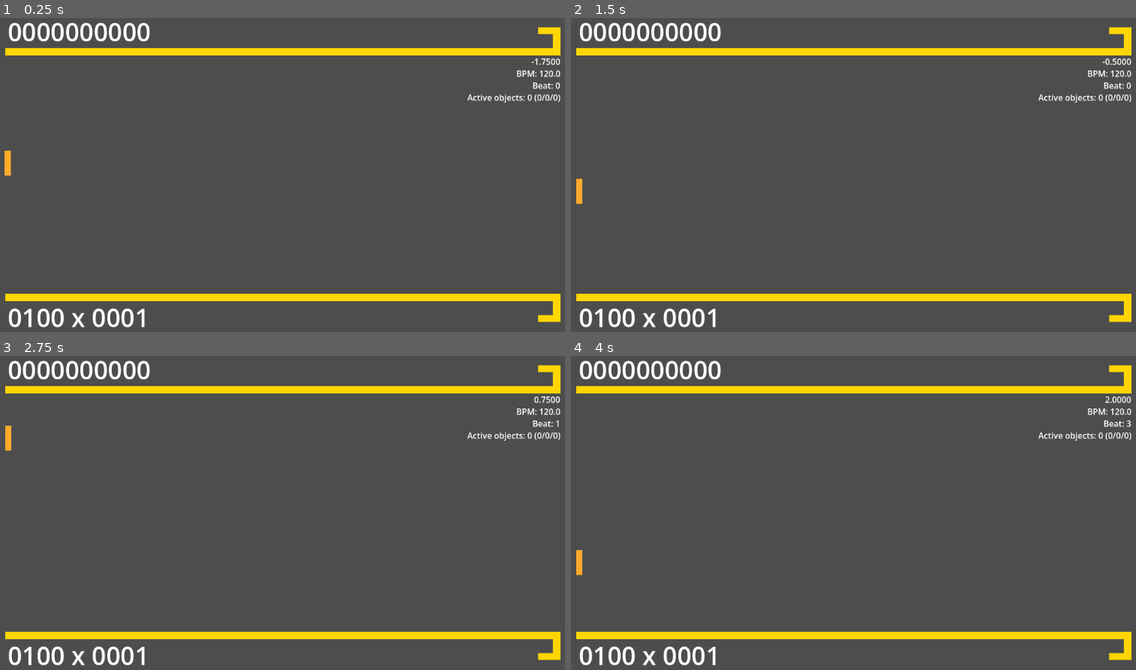
Above: before the commit, frames 1-4 (two rows, left to right).
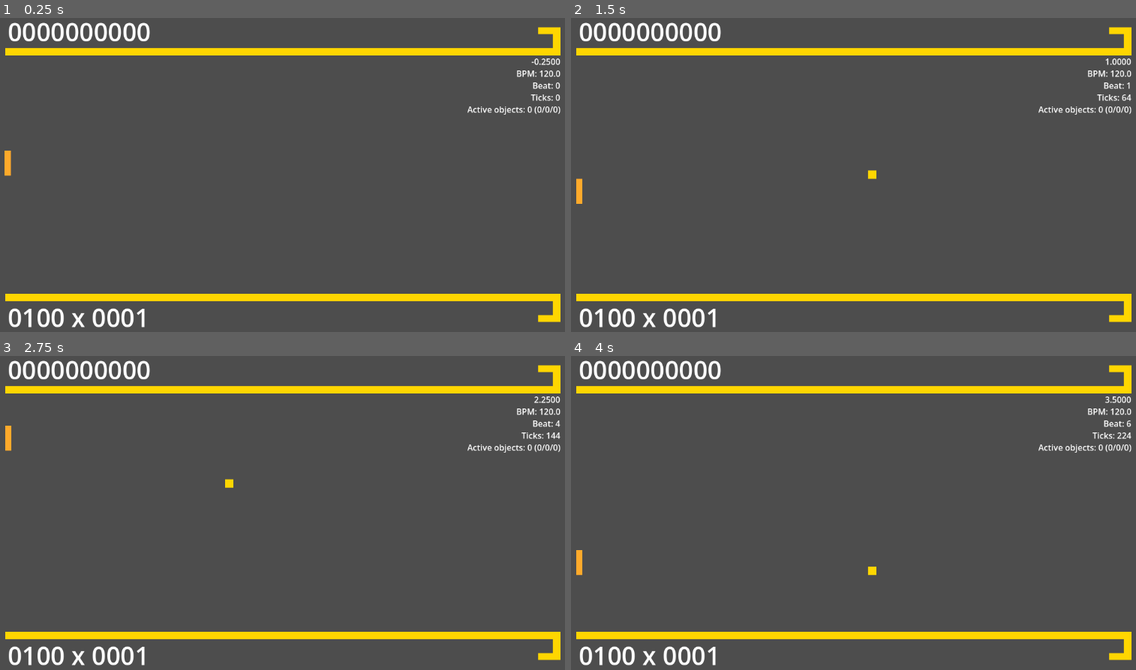
Above: after the commit, the same moments.

Repository: CE-Studio/TripMaker
Game: Godot game, scene res://scenes/games/game_main.tscn
Same seed, same stepped clock (60 frames per second), same inputs: the game is played once before the commit and once after it. This scene is started directly instead of the project's main scene.
Inputs (mouse positions are in pixels of both pictures, inside the frame that each line leads up to):
- Up to frame 1 (0.25 s): no input
- Up to frame 2 (1.5 s): tap Enter at 0.5 s; move the mouse to (983, 159) at 0.52 s; click (983, 159) at 0.67 s; move the mouse to (734, 190) at 1.27 s; click (734, 190) at 1.42 s
- Up to frame 3 (2.75 s): move the mouse to (344, 437) at 2.02 s; click (344, 437) at 2.17 s
- Up to frame 4 (4 s): move the mouse to (825, 578) at 2.77 s; click (825, 578) at 2.92 s; move the mouse to (1034, 563) at 3.52 s; click (1034, 563) at 3.67 s

The runs differ from the first frame. In frame 1, 0.4% of the frame differs, in the area x 82-100%, y 12-31%; in frame 2, 0.5%, in the area x 52-100%, y 12-52%; in frame 3, 0.5%; in frame 4, 0.5%.

Commit message:
Godot 4.7, update elapsed to tick, hitting beats

Diff:
--- a/project.godot
+++ b/project.godot
@@ -13,7 +13,7 @@
 config/name="BIT.TRIP Maker"
 config/version="0.1.0"
 run/main_scene="uid://chjflsmnmstq7"
-config/features=PackedStringArray("4.6", "Forward Plus")
+config/features=PackedStringArray("4.7", "Forward Plus")
 config/icon="res://icon.svg"
 
 [display]
@@ -48,6 +48,7 @@
 
 2d_physics/layer_1="Player"
 2d_physics/layer_2="EditorPickable"
+2d_physics/layer_3="GameObject"
 
 [physics]
 
--- /dev/null
+++ b/scenes/games/beats/beat_object.tscn
@@ -0,0 +1,21 @@
+[gd_scene format=3 uid="uid://bugi3siejci1"]
+
+[ext_resource type="Texture2D" uid="uid://bw0wsfy3txmdk" path="res://assets/images/Square.png" id="1_isvi4"]
+[ext_resource type="Script" uid="uid://dc3nmy6vegcwk" path="res://scripts/games/beats/beat_object.gd" id="1_p8e81"]
+
+[sub_resource type="RectangleShape2D" id="RectangleShape2D_p8e81"]
+size = Vector2(24, 24)
+
+[node name="BeatObject" type="Area2D" unique_id=1849208227]
+collision_layer = 4
+script = ExtResource("1_p8e81")
+
+[node name="Sprite2D" type="Sprite2D" parent="." unique_id=39009657]
+scale = Vector2(0.5, 0.5)
+texture = ExtResource("1_isvi4")
+
+[node name="CollisionShape2D" type="CollisionShape2D" parent="." unique_id=435921811]
+shape = SubResource("RectangleShape2D_p8e81")
+
+[connection signal="area_entered" from="." to="." method="_on_enter_paddle"]
+[connection signal="area_exited" from="." to="." method="_on_exit_paddle"]
--- a/scenes/games/game_beat.tscn
+++ b/scenes/games/game_beat.tscn
@@ -3,15 +3,68 @@
 [ext_resource type="Texture2D" uid="uid://dg53uli5ibouv" path="res://assets/images/game/huds/hud_beat.png" id="1_3vhut"]
 [ext_resource type="PackedScene" uid="uid://drui8swovfnoe" path="res://scenes/games/players/paddle.tscn" id="1_aicja"]
 [ext_resource type="Script" uid="uid://eib1c6015min" path="res://scripts/games/game_beat.gd" id="1_joj2x"]
+[ext_resource type="PackedScene" uid="uid://bugi3siejci1" path="res://scenes/games/beats/beat_object.tscn" id="4_rcsas"]
 
 [sub_resource type="StyleBoxEmpty" id="StyleBoxEmpty_aicja"]
 
-[node name="GameBeat" type="Node2D" unique_id=269319028 node_paths=PackedStringArray("paddle", "debug")]
+[node name="GameBeat" type="Node2D" unique_id=269319028 node_paths=PackedStringArray("paddle", "debug", "beat_group", "ui_score", "ui_mult")]
 script = ExtResource("1_joj2x")
 paddle = NodePath("Paddle")
 debug = NodePath("UICanvasLayer/UI/Debug")
+beat_group = NodePath("BeatGroup")
+ui_score = NodePath("UICanvasLayer/UI/Score")
+ui_mult = NodePath("UICanvasLayer/UI/Mult")
 
-[node name="Node2D" type="Node2D" parent="." unique_id=1349249832]
+[node name="BeatGroup" type="Node2D" parent="." unique_id=1349249832]
+
+[node name="BeatObject" parent="BeatGroup" unique_id=317444665 instance=ExtResource("4_rcsas")]
+position = Vector2(765, 265)
+target_pos = Vector2(4, 8)
+
+[node name="BeatObject2" parent="BeatGroup" unique_id=260793590 instance=ExtResource("4_rcsas")]
+position = Vector2(793, 293)
+target_pos = Vector2(6, 6)
+
+[node name="BeatObject3" parent="BeatGroup" unique_id=1911178079 instance=ExtResource("4_rcsas")]
+position = Vector2(809, 322)
+target_pos = Vector2(8, 12)
+speed = 2.0
+
+[node name="BeatObject4" parent="BeatGroup" unique_id=1112072311 instance=ExtResource("4_rcsas")]
+position = Vector2(846, 306)
+target_pos = Vector2(12, 8)
+
+[node name="BeatObject5" parent="BeatGroup" unique_id=856257643 instance=ExtResource("4_rcsas")]
+position = Vector2(905, 318)
+target_pos = Vector2(12, 8)
+speed = 2.0
+
+[node name="BeatObject6" parent="BeatGroup" unique_id=896071461 instance=ExtResource("4_rcsas")]
+position = Vector2(970, 347)
+target_pos = Vector2(15, 8)
+angle = 1.0
+
+[node name="BeatObject7" parent="BeatGroup" unique_id=616255627 instance=ExtResource("4_rcsas")]
+position = Vector2(983, 307)
+target_pos = Vector2(18, 8)
+speed = 8.0
+angle = 0.5
+
+[node name="BeatObject8" parent="BeatGroup" unique_id=1008900057 instance=ExtResource("4_rcsas")]
+position = Vector2(1018, 318)
+target_pos = Vector2(18, 8)
+speed = 8.0
+angle = -0.5
+
+[node name="BeatObject9" parent="BeatGroup" unique_id=654962634 instance=ExtResource("4_rcsas")]
+position = Vector2(1046, 329)
+target_pos = Vector2(18, 8)
+angle = 1.5
+
+[node name="BeatObject10" parent="BeatGroup" unique_id=817348838 instance=ExtResource("4_rcsas")]
+position = Vector2(1030, 377)
+target_pos = Vector2(18, 8)
+angle = -1.5
 
 [node name="Paddle" parent="." unique_id=1055088124 instance=ExtResource("1_aicja")]
 position = Vector2(48, 302)
@@ -51,7 +104,7 @@
 text = "0000000000"
 fit_content = true
 
-[node name="Combo" type="RichTextLabel" parent="UICanvasLayer/UI" unique_id=1953439283]
+[node name="Mult" type="RichTextLabel" parent="UICanvasLayer/UI" unique_id=1953439283]
 custom_minimum_size = Vector2(800, 0)
 layout_mode = 1
 anchors_preset = 2
@@ -80,6 +133,7 @@
 text = "0:00.00
 BPM: 120.0
 Beat: 0
-Active objects: 0 (0/0/0)"
+Active objects: 0 (0/0)
+0 hits, 0 misses"
 fit_content = true
 horizontal_alignment = 2
--- a/scenes/games/players/paddle.tscn
+++ b/scenes/games/players/paddle.tscn
@@ -2,9 +2,17 @@
 
 [ext_resource type="Texture2D" uid="uid://bjrpaoehax6go" path="res://assets/images/game/players/paddle.png" id="1_xx7nw"]
 
-[node name="Paddle" type="Node2D" unique_id=1055088124]
+[sub_resource type="RectangleShape2D" id="RectangleShape2D_xx7nw"]
+size = Vector2(96, 48)
+
+[node name="Paddle" type="Area2D" unique_id=357224972]
+collision_mask = 4
 
 [node name="Sprite2D" type="Sprite2D" parent="." unique_id=831302573]
 texture_filter = 1
 scale = Vector2(6, 6)
 texture = ExtResource("1_xx7nw")
+
+[node name="CollisionShape2D" type="CollisionShape2D" parent="." unique_id=1632674214]
+position = Vector2(42, 0)
+shape = SubResource("RectangleShape2D_xx7nw")
--- /dev/null
+++ b/scripts/games/beats/beat_object.gd
@@ -0,0 +1,103 @@
+class_name BeatObject
+extends Area2D
+
+
+#region Variables
+const START_X:float = 1164.0
+const END_X:float = 58.0
+const VERT_BOUNDS:float = 100.0
+
+var game:GameBeat
+var elapsed:float = 0.0
+var viewport_height:float = 0.0
+var beat_time:float = 0.5
+var start_elapsed:float = 0.0
+var end_elapsed:float = 0.0
+var target_tick:int = 0
+var start_tick:int = 0
+var end_tick:int = 0
+var target_y:float = 0.0
+var y_area:float = 0.0
+var flag_hit:bool = false
+var flag_intersecting:bool = false
+
+@export var target_pos:Vector2 = Vector2.ZERO
+@export var speed:float = 4.0
+@export var angle:float = 0.0
+@export var type:Statics.BeatObjs = Statics.BeatObjs.NORMAL
+
+@onready var sprite:Sprite2D = $Sprite2D
+
+signal hit(points:int, add_combo:bool)
+signal missed
+signal despawn
+#endregion
+
+
+func _ready() -> void:
+	spawn()
+
+
+func spawn() -> void:
+	viewport_height = get_viewport_rect().size.y
+	y_area = viewport_height - (VERT_BOUNDS * 2.0)
+	sprite.modulate = Statics.BEAT_DATA_DICT[type][1]
+
+	end_elapsed = target_pos.x * beat_time
+	start_elapsed = end_elapsed - beat_time * speed
+	target_tick = roundi(end_elapsed * GameMain.TICKS_PER_BEAT) * 2
+	end_tick = roundi(target_pos.x * GameMain.TICKS_PER_BEAT)
+	start_tick = end_tick - roundi(GameMain.TICKS_PER_BEAT * speed)
+
+	var y_prog:float = inverse_lerp(0.0, 16.0, target_pos.y)
+	target_y = lerp(VERT_BOUNDS, viewport_height - VERT_BOUNDS, y_prog)
+
+
+func _process(delta:float) -> void:
+	elapsed += delta
+
+
+func tick(this_tick:int) -> void:
+	var progress:float = inverse_lerp(start_tick, end_tick, this_tick)
+	if not flag_hit:
+		position.x = lerp(START_X, END_X, progress)
+	else:
+		position.x = lerp(END_X, START_X, progress - 1.0)
+	position.y = (position.x - END_X) * angle + target_y
+	var times_flipped:int = 0
+	while position.y < VERT_BOUNDS:
+		position.y += y_area
+		times_flipped += 1
+	while position.y > viewport_height - VERT_BOUNDS:
+		position.y -= y_area
+		times_flipped += 1
+	if times_flipped % 2 == 1:
+		position.y = -(position.y - viewport_height)
+
+	if this_tick >= target_tick and flag_intersecting:
+		print("Hit on tick " + str(this_tick))
+		flag_hit = true
+		monitoring = false
+		angle *= -1.0
+		hit.emit(game.main.BASE_PTS, true)
+
+	if position.x <= 0.0 and not flag_hit:
+		print("Missed")
+		missed.emit()
+		game.remove_obj(self)
+	elif (position.x <= 0.0 or position.x > START_X) and flag_hit:
+		print("Despawned")
+		despawn.emit()
+		game.remove_obj(self)
+
+
+func _on_hit_paddle() -> void:
+	flag_hit = true
+	hit.emit()
+
+
+func _on_enter_paddle(_area:Area2D) -> void:
+	flag_intersecting = true
+
+func _on_exit_paddle(_area:Area2D) -> void:
+	flag_intersecting = false
--- a/scripts/games/game_beat.gd
+++ b/scripts/games/game_beat.gd
@@ -8,16 +8,35 @@
 
 var main:GameMain
 
+var ticks:int = 0
+var objs:Array[BeatObject] = []
+
 @export var paddle:Node2D
 @export var debug:RichTextLabel
+@export var beat_group:Node2D
+@export var ui_score:RichTextLabel
+@export var ui_mult:RichTextLabel
+
+@onready var obj:PackedScene = preload("uid://bugi3siejci1")
 #endregion
 
 
-func _ready() -> void:
+func instance(_main:GameMain) -> void:
+	main = _main
 	assert(paddle, "BEAT requires a paddle to be hooked up to work!")
+	assert(beat_group, "BEAT requires an object parent to be hooked up to work!")
+	for _obj in beat_group.get_children():
+		if _obj is BeatObject:
+			append_obj(_obj)
 
 
-func _process(_delta: float) -> void:
+func tick(_delta:float, tick_count:int) -> void:
+	for i in range(tick_count):
+		if main.elapsed >= 0.0:
+			ticks += 1
+		for _obj in objs:
+			_obj.tick(ticks)
+
 	_update_debug_label()
 
 
@@ -28,6 +47,14 @@
 			PADDLE_BOUNDS, main.window_height - PADDLE_BOUNDS)
 
 
+func update_ui() -> void:
+	ui_score.text = "%010d" % [main.score]
+
+	var combo:int = 100
+	if main.combo >= 10: combo += main.combo
+	ui_mult.text = "%04d x %04d" % [combo, main.mult]
+
+
 func _update_debug_label() -> void:
 	if not debug or not debug.visible:
 		return
@@ -35,5 +62,19 @@
 	stats.append("%.4f" % main.elapsed)
 	stats.append("BPM: " + str(main.bpm))
 	stats.append("Beat: " + str(main.current_beat))
+	stats.append("Ticks: " + str(ticks))
 	stats.append("Active objects: 0 (0/0/0)")
 	debug.text = "\n".join(stats)
+
+
+func append_obj(_obj:BeatObject) -> void:
+	main.obj_count += 1
+	_obj.game = self
+	objs.append(_obj)
+	_obj.hit.connect(main.on_beat_hit)
+
+
+func remove_obj(_obj:BeatObject) -> void:
+	main.obj_count -= 1
+	objs.remove_at(objs.find(_obj))
+	_obj.queue_free()
--- a/scripts/games/game_main.gd
+++ b/scripts/games/game_main.gd
@@ -3,13 +3,25 @@
 
 
 #region Variables
-const SPAWN_BEATS:int = 4
+const SPAWN_BEATS:int = 1
+const BASE_PTS:int = 100
+const TICKS_PER_BEAT:float = 32.0
 
 var window_height:float
 var elapsed:float = 0.0
 var running_elapsed:float = 0.0
 var current_beat:int = 0
 var bpm:float = 120.0
+var obj_count:int = 0
+var tick_time:float = 0.0
+
+var hits:int = 0
+var misses:int = 0
+var score:int = 0
+var combo:int = 0
+var mult:int = 1
+
+static var instance:GameMain
 
 @export var game_beat:GameBeat
 
@@ -18,20 +30,46 @@
 
 
 func _ready() -> void:
+	instance = self
 	window_height = get_viewport_rect().size.y
-	assert(game_beat, "Main game scene is missing BEAT!")
-	game_beat.main = self
 
 	var beat_dur:float = 60.0 / bpm
 	elapsed = beat_dur * -SPAWN_BEATS
 	running_elapsed = elapsed
 
+	assert(game_beat, "Main game scene is missing BEAT!")
+	game_beat.instance(self)
+
 
 func _process(delta: float) -> void:
+	#delta *= 0.5
 	elapsed += delta
 	running_elapsed += delta
+
+	var tick_dur:float = (60.0 / bpm) / TICKS_PER_BEAT
+	tick_time += delta
+	var current_tick_count:int = 0
+	while tick_time > tick_dur:
+		tick_time -= tick_dur
+		current_tick_count += 1
+	game_beat.tick(delta, current_tick_count)
+
 	var beat_dur:float = 60.0 / bpm
 	while running_elapsed > beat_dur:
 		running_elapsed -= beat_dur
 		current_beat += 1
 		beat.emit(current_beat)
+
+
+func on_beat_hit(points:int, add_combo:bool) -> void:
+	hits += 1
+	combo += 1
+	if add_combo and combo >= 10:
+		points += combo
+	score += points * mult
+	game_beat.update_ui()
+
+
+func on_beat_missed() -> void:
+	misses += 1
+	combo = 0
Not shown, added: scripts/games/beats/beat_object.gd.uid
